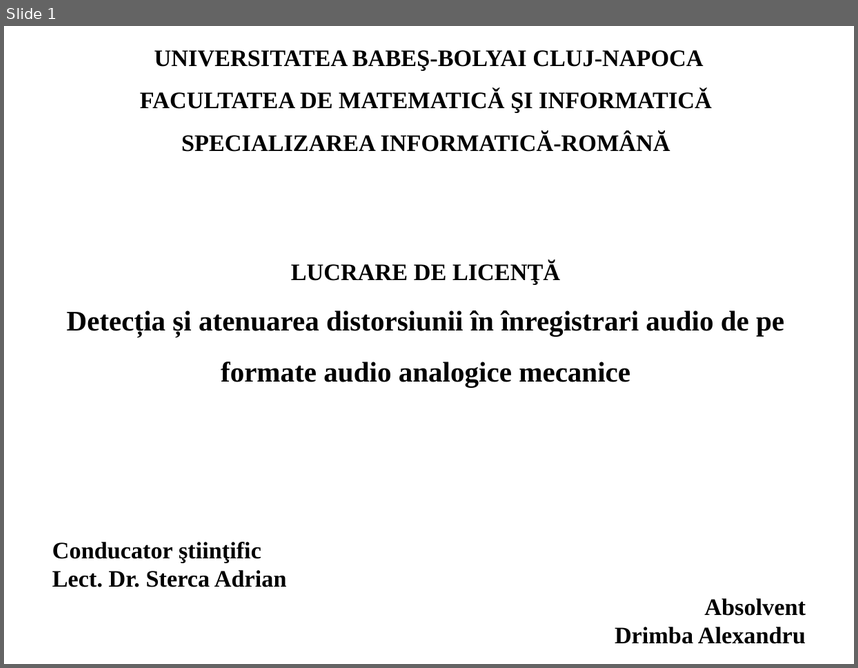
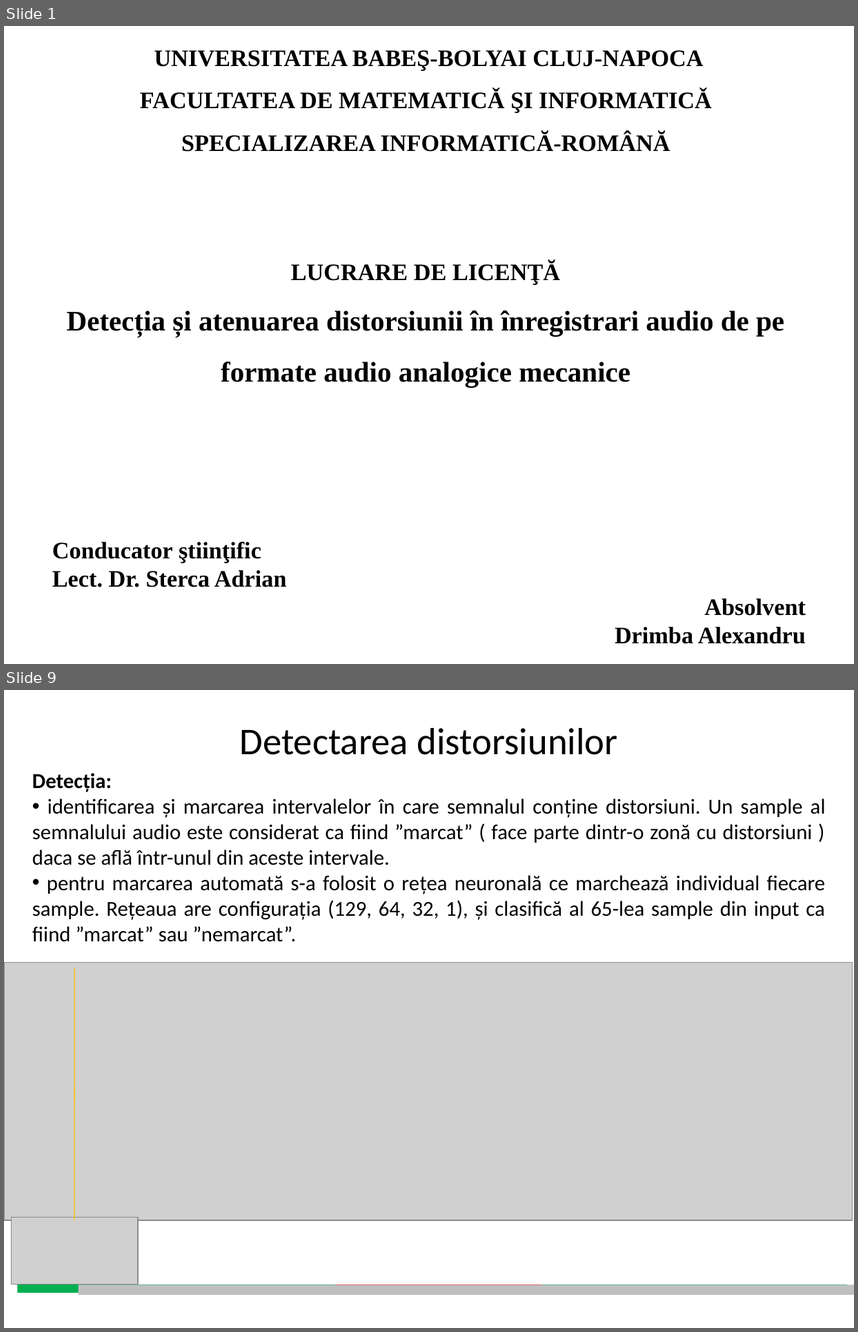
Before and after one commit to DrimbaAlexandru/Discuri, a slide deck: docs/Prezentare.pptx. Shown one above the other, each under a label of ours: slide 1 before the commit, slides 1 and 9 after it; the slides between them are not shown. The pictures are 858x668 and 858x1332 pixels, drawn with LibreOffice and Linux fonts; fonts in the diff are those of the drawing; grey boxes stand for pictures. Boxes give left, top, right and bottom in pixels: in the first picture for what was removed or moved away, otherwise in the second. Text is boxed around its words. In the diff, an @@ line names an element or a change of style, - is before the commit and + after.

```diff
--- a/docs/Prezentare.pptx
+++ b/docs/Prezentare.pptx
@@ slide 9 added at [4, 690, 854, 1328], background #FFFFFF @@
@@ text added at [239, 728, 617, 755], 32 pt, text #000000 @@
+Detectarea distorsiunilor
@@ text added at [32, 773, 826, 942], 18 pt, text #000000 @@
+Detecția:
+• identificarea și marcarea intervalelor în care semnalul conține distorsiuni. Un sample al semnalului audio este considerat ca fiind ”marcat” ( face parte dintr-o zonă cu distorsiuni ) daca se află într-unul din aceste intervale.
+• pentru marcarea automată s-a folosit o rețea neuronală ce marchează individual fiecare sample. Rețeaua are configurația (129, 64, 32, 1), și clasifică al 65-lea sample din input ca fiind ”marcat” sau ”nemarcat”.
@@ picture added at [4, 962, 853, 1220] @@
@@ line added from (74, 967) to (74, 1221), #FFC000 0.75 pt @@
@@ picture added at [12, 1217, 139, 1284] @@
@@ rectangle added at [847, 1268, 854, 1308], fill #FFFFFF @@
@@ rectangle added at [18, 1284, 337, 1292], fill #00B050 @@
@@ rectangle added at [78, 1284, 854, 1294], fill #BFBFBF @@
@@ rectangle added at [337, 1284, 542, 1292], fill #FF0000 @@
@@ rectangle added at [542, 1284, 847, 1292], fill #00B050 @@
```
Also in this commit, not shown: 7 slides changed, 5 other slides added, 1 slide removed.
